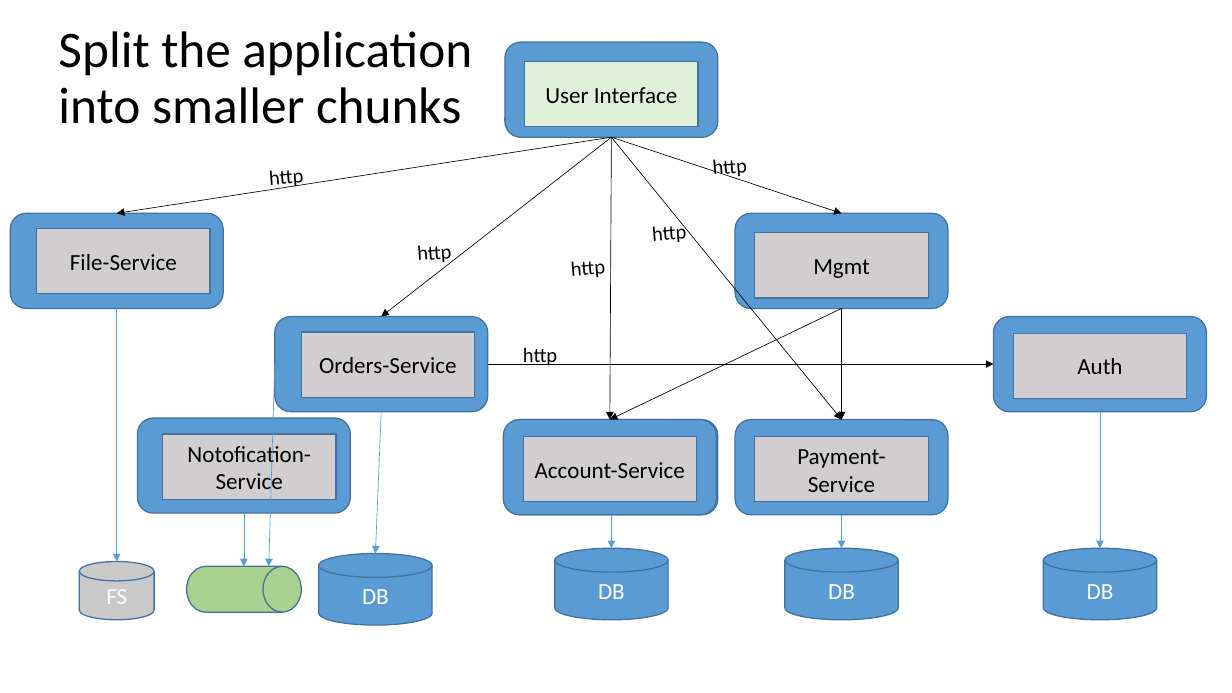
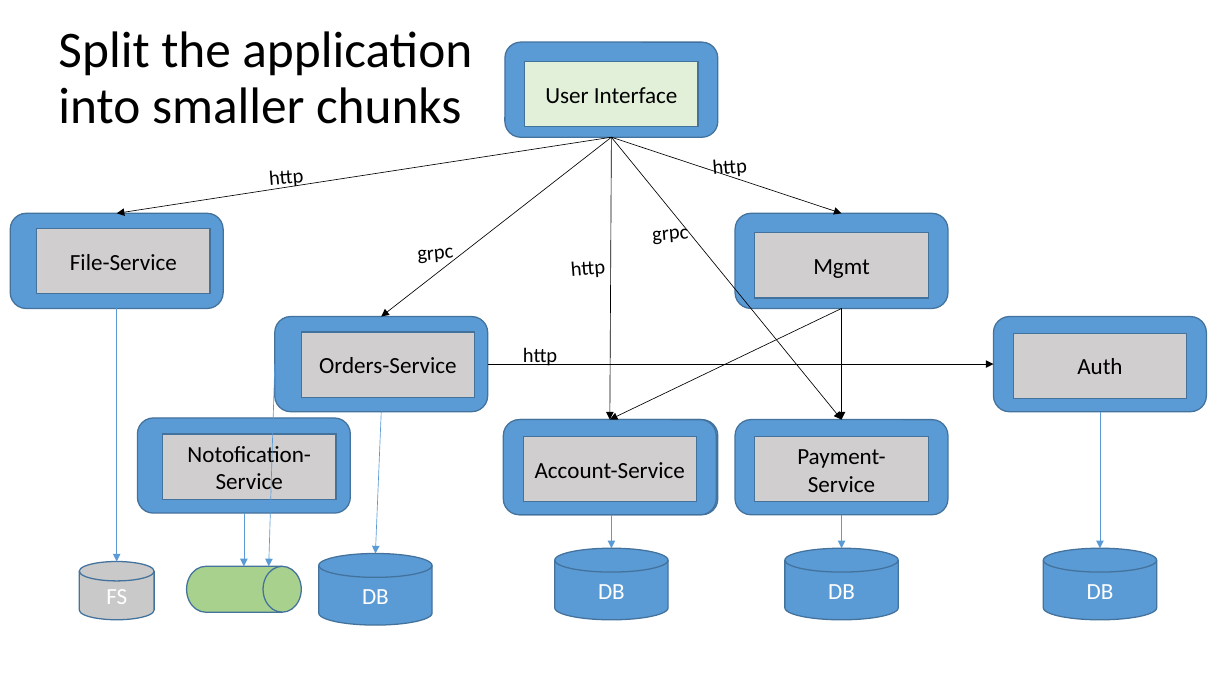
Before and after one commit to navivi/k8s-training, a slide deck: slide 11 of day-1/Using Kubernetes Day 1.pptx. Drawn at 1232x693 pixels with LibreOffice and Linux fonts; fonts in the diff are those of the drawing. Boxes give left, top, right and bottom in pixels: in the first picture for what was removed or moved away, otherwise in the second. Text is boxed around its words. In the diff, an @@ line names an element or a change of style, - is before the commit and + after.

```diff
--- a/day-1/Using Kubernetes Day 1.pptx
+++ b/day-1/Using Kubernetes Day 1.pptx
@@ text at box(653, 222, 689, 244): text changed @@
-http
+grpc
@@ text at box(418, 247, 454, 266): text changed @@
-http
+grpc
```
Also in this commit, not shown: 13 other slides changed.
